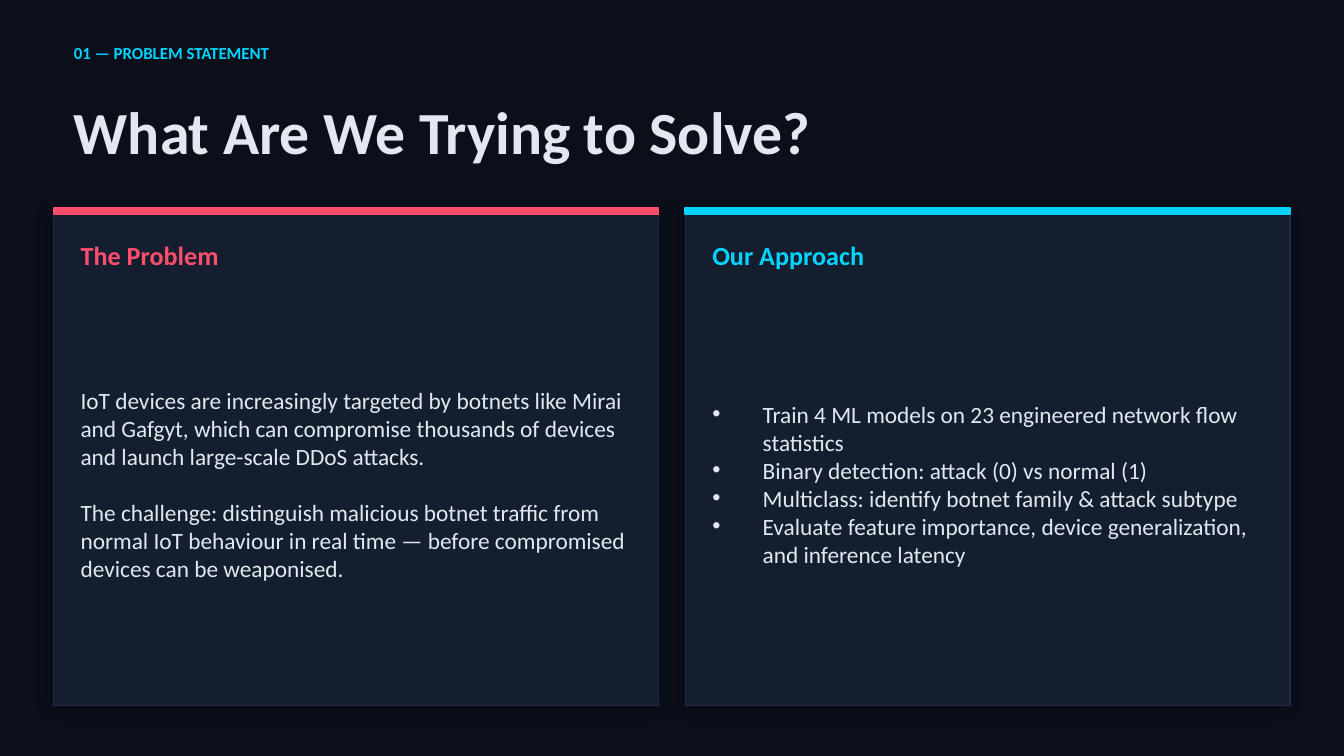
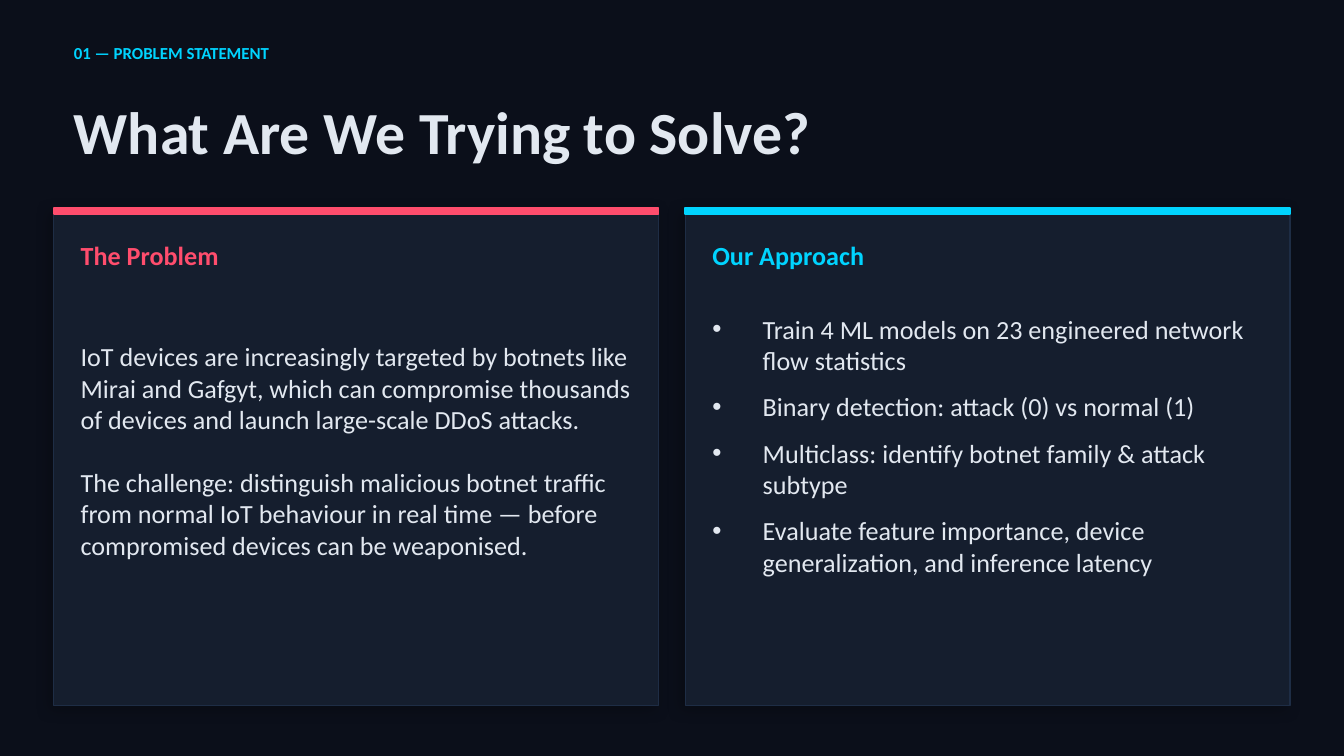
Before and after one commit to JinL2001/IoT_IDS_Full_Pipeline, a slide deck: slide 2 of IoT_IDS_Presentation.pptx. Drawn at 1344x756 pixels with LibreOffice and Linux fonts; fonts in the diff are those of the drawing. Boxes give left, top, right and bottom in pixels: in the first picture for what was removed or moved away, otherwise in the second. Text is boxed around its words. In the diff, an @@ line names an element or a change of style, - is before the commit and + after.

```diff
--- a/IoT_IDS_Presentation.pptx
+++ b/IoT_IDS_Presentation.pptx
@@ text "Train 4 ML models on ..." at (763,321,1244,577): size 12.5 to 14 pt; more space between paragraphs @@
@@ text "IoT devices are increasingly targeted ...": place and size @@
-text "IoT devices are increasingly targeted ..." at (81,392,625,581)
+text "IoT devices are increasingly targeted ..." at (81,348,630,560)
@@ text "IoT devices are increasingly targeted ..." at (81,348,630,560): size 12.5 to 14 pt @@
```
Also in this commit, not shown: 8 other slides changed, 5 other files.
